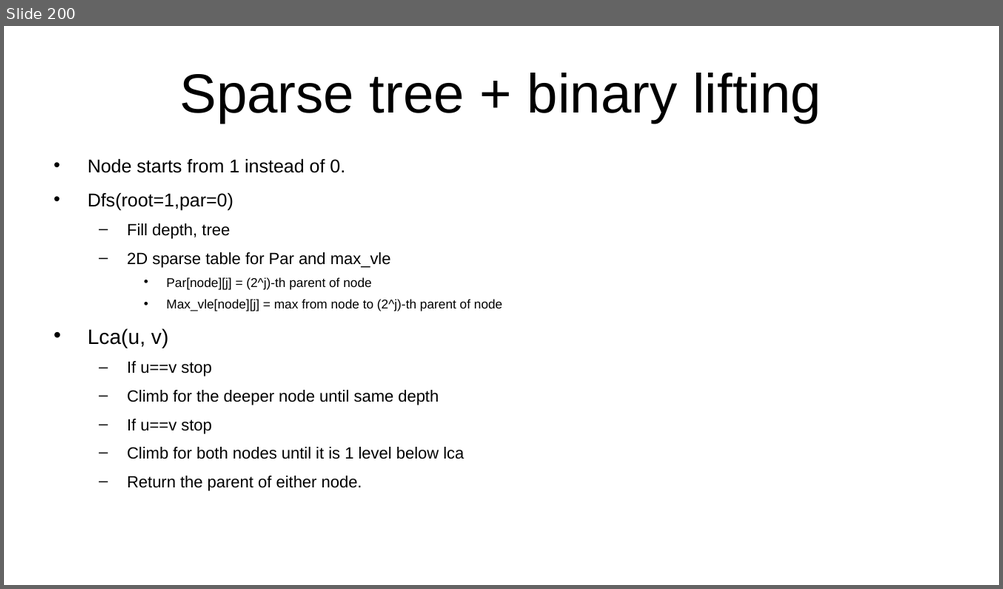
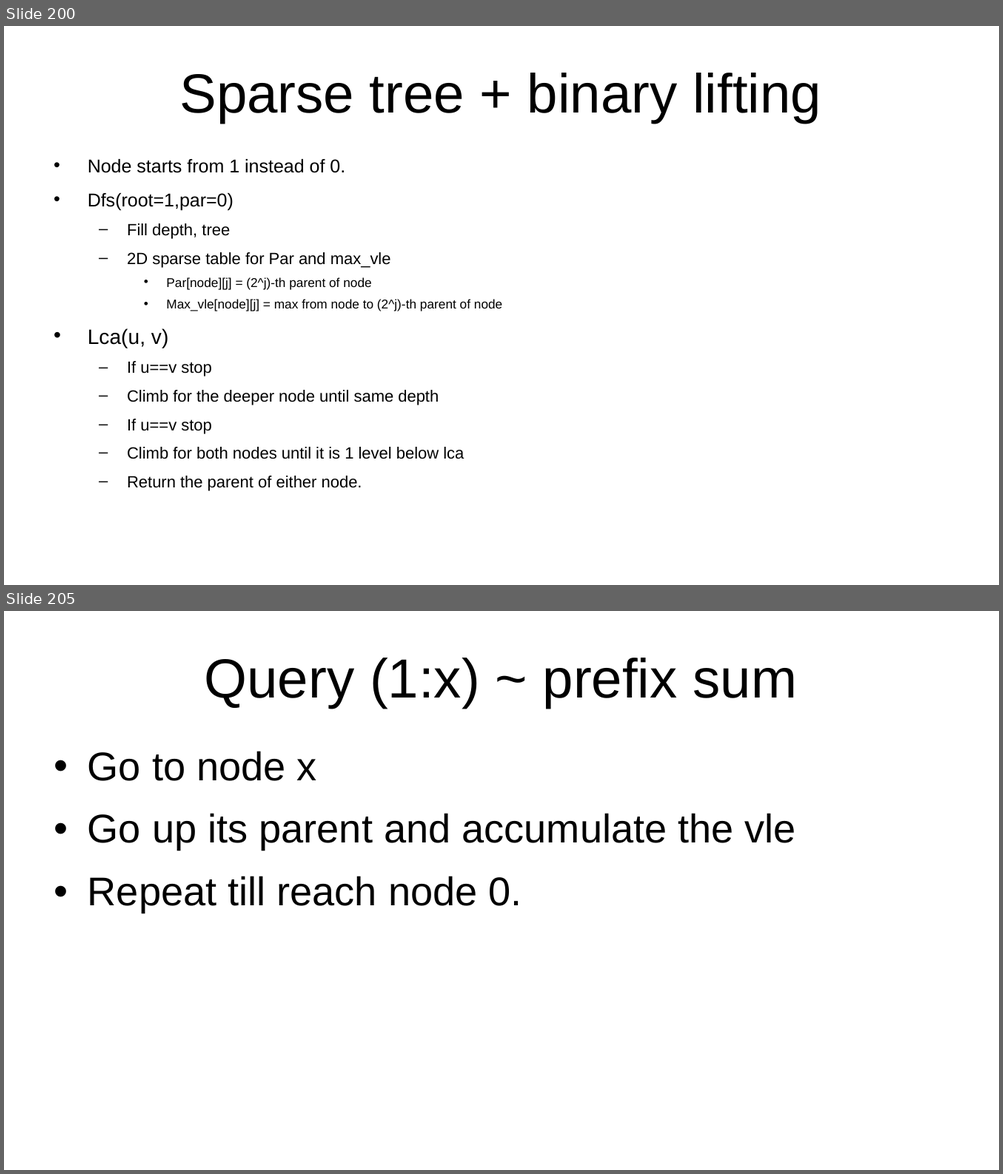
Before and after one commit to kindaichinisan/CompetitiveProgramming, a slide deck: MyCode/competitive_programming.ppt. Shown one above the other, each under a label of ours: slide 200 before the commit, slides 200 and 205 after it; the slides between them are not shown. The pictures are 1003x589 and 1003x1174 pixels, drawn with LibreOffice and Linux fonts; fonts in the diff are those of the drawing. Boxes give left, top, right and bottom in pixels: in the first picture for what was removed or moved away, otherwise in the second. Text is boxed around its words. In the diff, an @@ line names an element or a change of style, - is before the commit and + after.

```diff
--- a/MyCode/competitive_programming.ppt
+++ b/MyCode/competitive_programming.ppt
@@ slide 205 added at bbox=[4, 611, 999, 1170], background #FFFFFF @@
@@ title added at bbox=[205, 658, 797, 709], 44 pt, text #000000 @@
+Query (1:x) ~ prefix sum
@@ text added at bbox=[88, 751, 796, 913], 32 pt, text #000000 @@
+• Go to node x
+• Go up its parent and accumulate the vle
+• Repeat till reach node 0.
```
Also in this commit, not shown: 42 other slides added, 3 other files.
